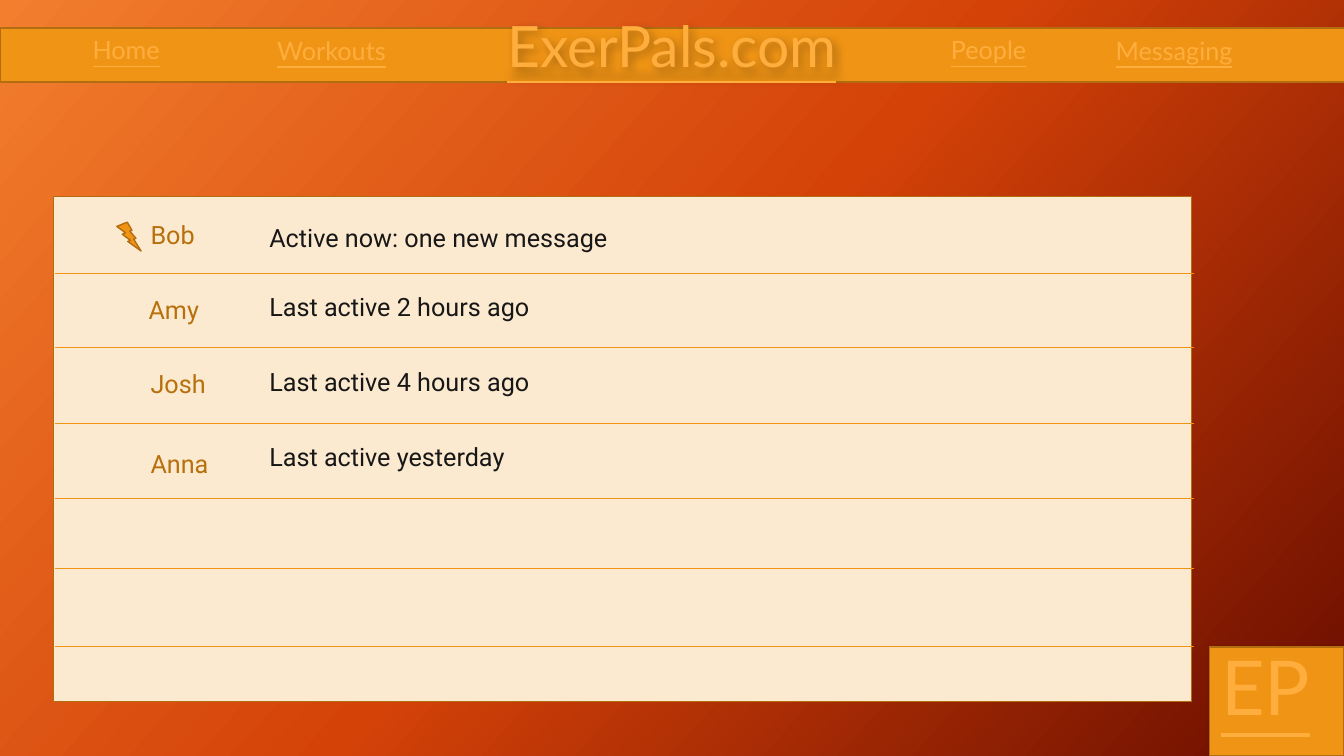
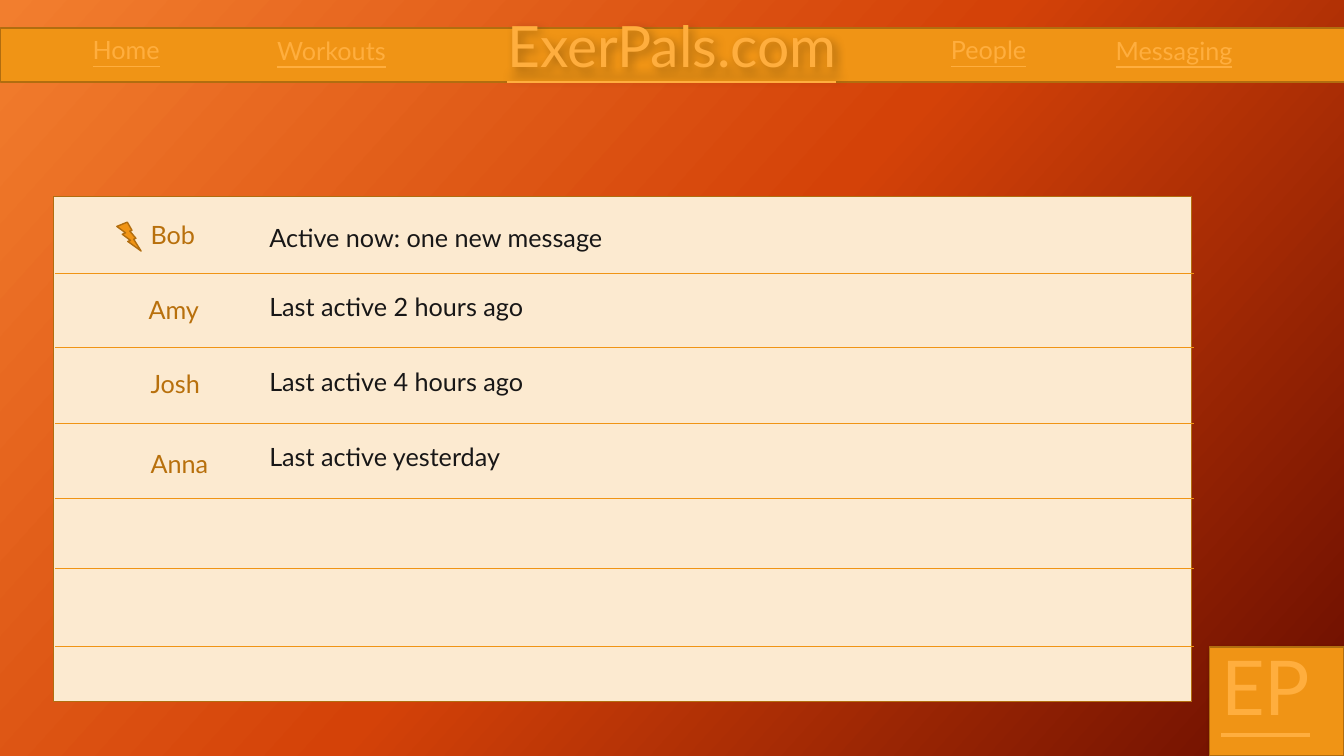
Before and after one commit to rscott32/HCI_Group_19, a slide deck: slide 6 of High Fidelity Prototyping Group 19.pptx (slide 4 before the commit). Drawn at 1344x756 pixels with LibreOffice and Linux fonts; fonts in the diff are those of the drawing; grey boxes stand for pictures; background and template pictures are left out. Boxes give left, top, right and bottom in pixels: in the first picture for what was removed or moved away, otherwise in the second. Text is boxed around its words. In the diff, an @@ line names an element or a change of style, - is before the commit and + after.

```diff
--- a/High Fidelity Prototyping Group 19.pptx
+++ b/High Fidelity Prototyping Group 19.pptx
@@ font Roboto to Lato in 5 elements at [151, 374, 200, 393], [269, 297, 523, 321], [269, 228, 603, 251], [269, 372, 523, 396], [269, 447, 500, 471] @@
```
Also in this commit, not shown: 4 other slides changed, 5 slides added.
